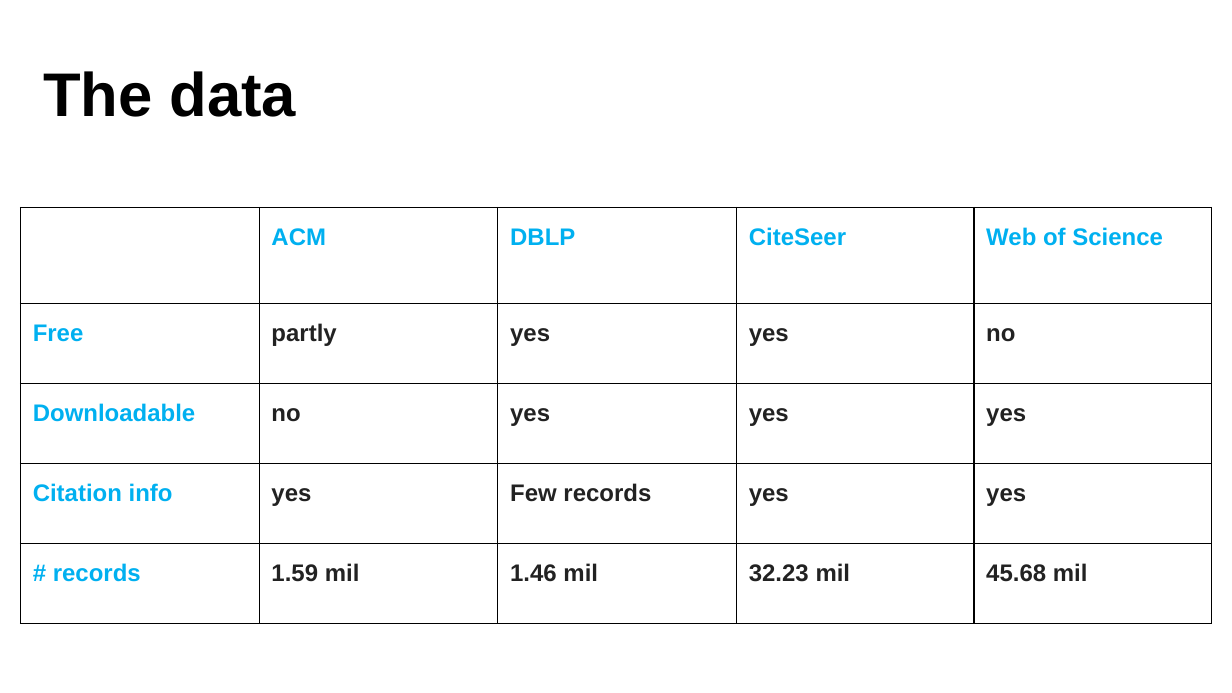
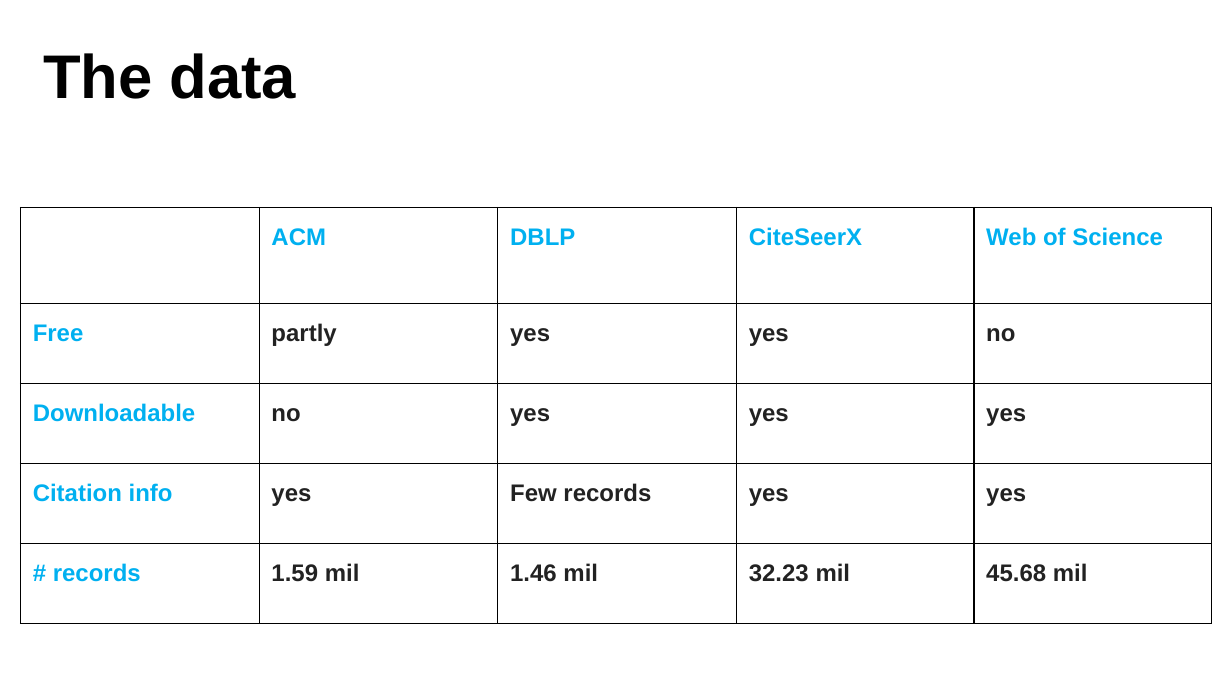
Before and after one commit to ag3859/RTBDProject, a slide deck: slide 4 of RTBD.pptx (slide 5 before the commit). Drawn at 1232x693 pixels with LibreOffice and Linux fonts; fonts in the diff are those of the drawing. Boxes give left, top, right and bottom in pixels: in the first picture for what was removed or moved away, otherwise in the second. Text is boxed around its words. In the diff, an @@ line names an element or a change of style, - is before the commit and + after.

```diff
--- a/RTBD.pptx
+++ b/RTBD.pptx
@@ title "The data": place and size @@
-title "The data" at box(43, 71, 297, 117)
+title "The data" at box(43, 53, 297, 99)
@@ table at box(21, 207, 1214, 623) @@
-row 1, column 4: CiteSeer
+row 1, column 4: CiteSeerX
```
Also in this commit, not shown: 5 other slides changed, 4 other files.
